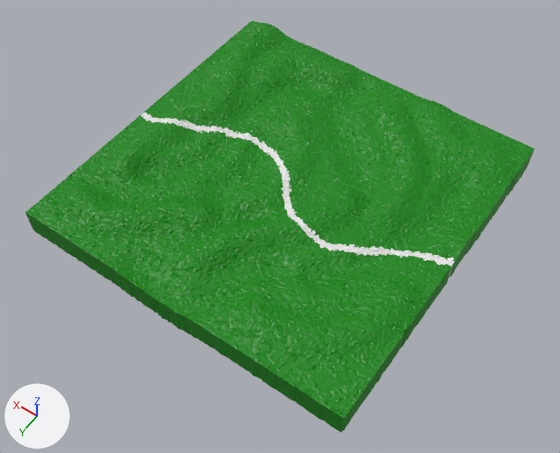
Two versions of the FBX model Assets/Blender/Untitled.fbx, one commit apart.
One viewpoint serves both versions: a 50 mm camera at (-193.0, 279.0, 410.0) aimed at (-7.0, 20.0, 2.0). Lighting does not change. The marker at lower left points along +X, +Y and +Z. The first picture is the older version. Where no turn or scale is listed for an object, it has been applied to the vertices.
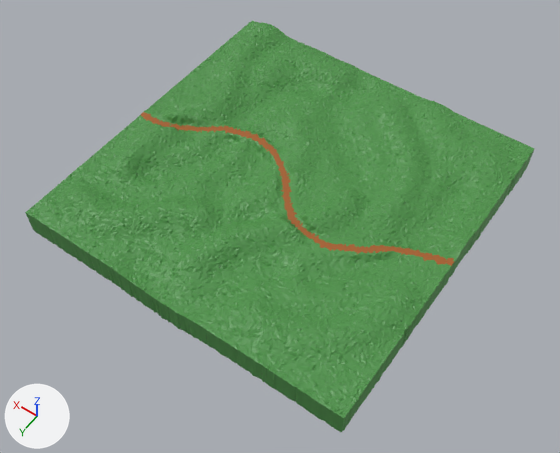
Commit message: Spring map done

What changed in the scene script:
```text
Change mat_map_001:
    mat_map_001.base_color: (0.00172, 0.238, 0.0) -> (0.0762, 0.292, 0.0666)  # green #068600 -> green #4e9349
Add mat_path_001_1:
    mat_path_001_1 = principled_material('Path.001')
    mat_path_001_1.base_color = (0.371, 0.109, 0.0176)  # brown #a45d24
Change me_plane_004:
    where me_plane_004.from_pydata(...)  # 46294 vertices, 83303 faces; spans x -120.0..120.0, y -121.0..120.0, z -23.0..7.0
    used by ob_plane; location = (0.0, 0.0, 26.4)
    me_plane_004 part 1: 798 of 46294 vertices moved; they spanned x -120.0..118.0, y -23.0..35.0, z -4.0..6.0 and now span x -120.0..118.0, y -23.0..35.0, z -3.0..6.0; mean shift (0.0, 0.0, 0.0); largest move (93.0, 8.0, 6.0) -> (93.0, 8.0, 0.0)
    me_plane_004 part 2: 887 of the faces centred in x -119.0..120.0, y -20.0..33.0, z -4.0..6.0 switch from mat_path_001 (white #e7e7e7) to mat_path_001_1 (brown #a45d24)
```

What differs and where, as boxes [x1, y1, x2, y2] in the pictures (560 x 453 px; the box of a moved part takes in the faces that stretch with it):
'Plane', recoloured, reshaped (lighter)
    both: [25, 21, 534, 432]
part 1 of me_plane_004, moved or reshaped
    both: [141, 112, 458, 271]
part 2 of me_plane_004, recoloured
    both: [141, 112, 455, 266]
